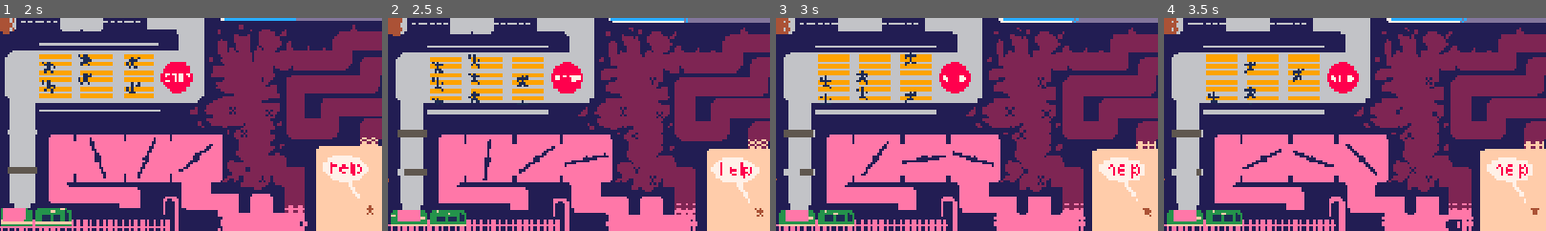
Above: before the commit, frames 1-4 (left to right).
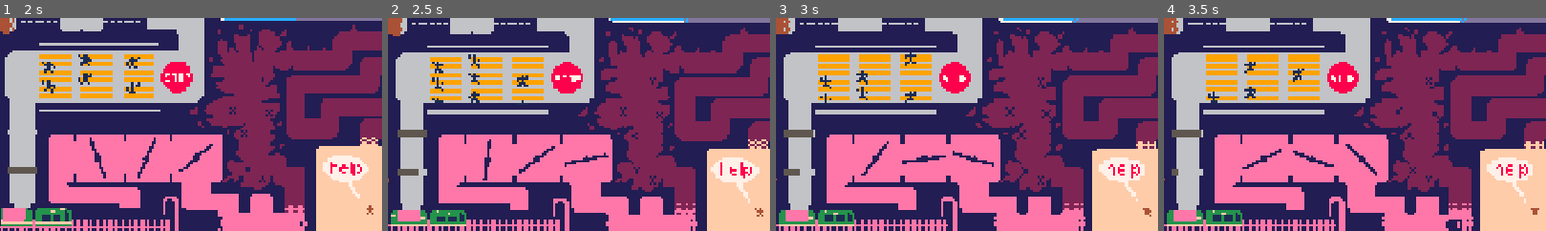
Above: after the commit, the same moments.

Repository: VeryKoolGames/En_toute_circonstance
Game: Godot game, scene res://Scenes/main.tscn
Two runs of this game, one before a commit and one after it. Both use one fixed random seed, a clock stepped at 60 frames per second and the inputs below. This scene is started directly instead of the project's main scene.
Inputs (mouse positions are % of the whole screen's width and height, from its top left):
- Up to frame 1 (2 s): move the mouse to (7, 17) at 0.52 s; press the mouse at (7, 17) at 0.53 s; move the mouse to (30, 55) at 1.27 s; release the mouse at (30, 55) at 1.28 s; click (30, 55) at 1.35 s
- Up to frame 2 (2.5 s): move the mouse to (60, 27) at 2.02 s; press the mouse at (60, 27) at 2.03 s
- Up to frame 3 (3 s): move the mouse to (45, 70) at 2.77 s; release the mouse at (45, 70) at 2.78 s; click (45, 70) at 2.85 s
- Up to frame 4 (3.5 s): no input
The pictures show only the part of the screen within x 42-92%, y 46-96%; the shares and areas given below are measured in that part.

Frame 1 is identical in both runs. In frame 2, 0.1% of the frame differs, in the area x 2-11%, y 70-74%; in frame 3, 0.2%, in the area x 2-10%, y 70-74%; in frame 4, less than 0.1%.

Commit message:
fix door hitbox

Diff:
--- a/Scenes/level.tscn
+++ b/Scenes/level.tscn
@@ -327,6 +327,7 @@
 [node name="DoorOne2" parent="PartSeven/DoorView" instance=ExtResource("19_luodc")]
 position = Vector2(9, 32)
 initial_delay = 2.0
+move_towards_left = true
 
 [node name="Area2D" type="Area2D" parent="PartSeven"]
 
--- a/Scripts/door_movement.gd
+++ b/Scripts/door_movement.gd
@@ -6,6 +6,8 @@
 @onready var timer: Timer = $Timer
 @onready var door_slam_sound: AudioStreamPlayer2D = $DoorSlamSound
 @export var initial_delay: float
+@export var move_towards_left := false
+var speed := 10
 
 func _ready() -> void:
 	spawn_position = position
@@ -13,11 +15,13 @@
 	await get_tree().create_timer(initial_delay).timeout
 	timer.start()
 	should_move = true
+	if move_towards_left:
+		speed *= -1
 
 
 func _process(delta: float) -> void:
 	if should_move:
-		position.x += delta * 10
+		position.x += delta * speed
 
 func reset_door_position():
 	timer.stop()
